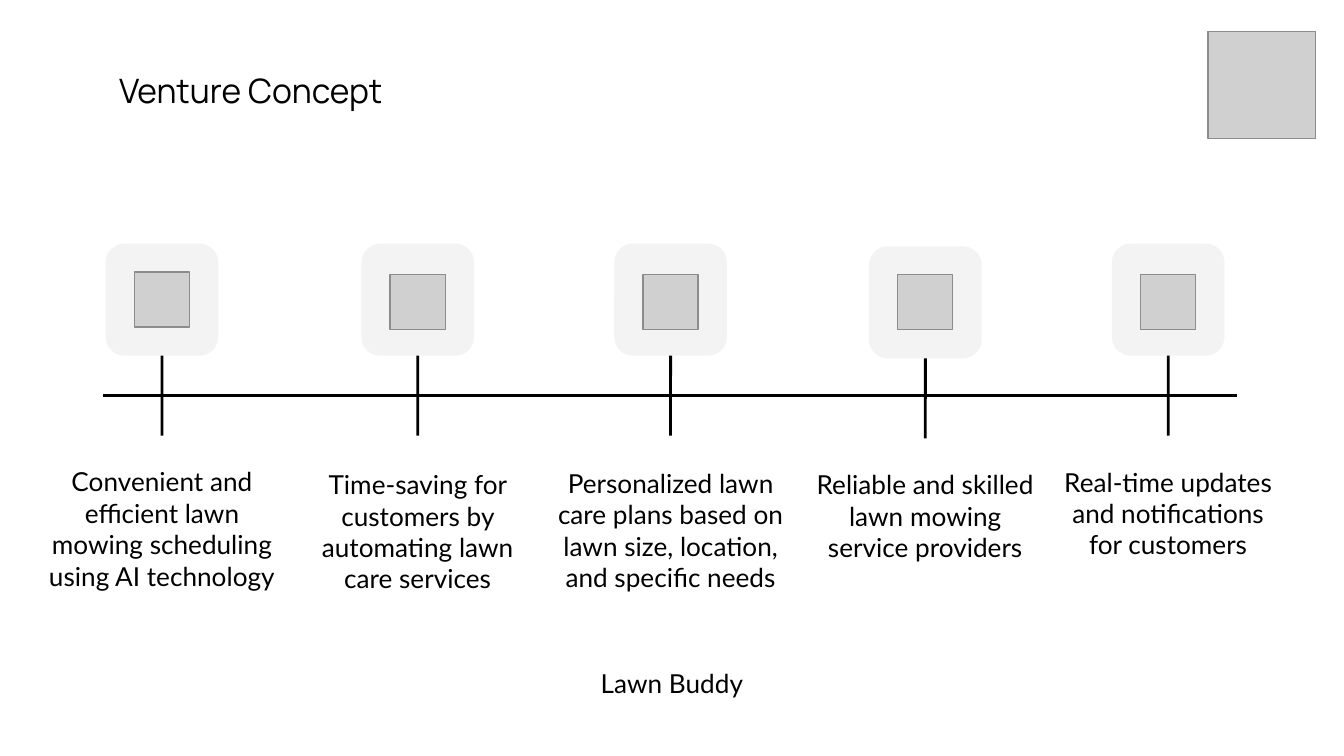
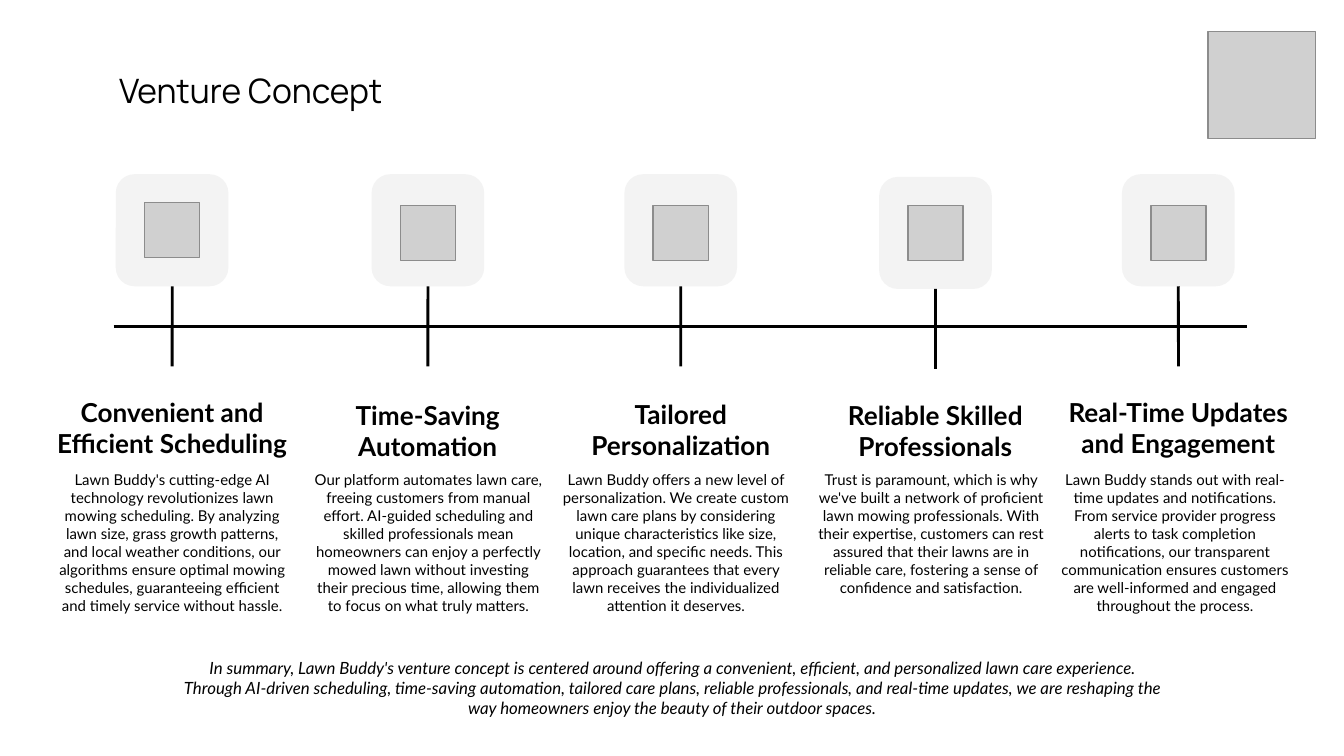
Before and after one commit to gasserahmed/VT-MIT, a slide deck: slide 2 of MGT5824-Tech-based Entrepreneurship/Assignments/Final Venture Concept Pitch/gasser18-final_pitch_slides.pptx. Drawn at 1344x756 pixels with LibreOffice and Linux fonts; fonts in the diff are those of the drawing; grey boxes stand for pictures. Boxes give left, top, right and bottom in pixels: in the first picture for what was removed or moved away, otherwise in the second. Text is boxed around its words. In the diff, an @@ line names an element or a change of style, - is before the commit and + after.

```diff
--- a/MGT5824-Tech-based Entrepreneurship/Assignments/Final Venture Concept Pitch/gasser18-final_pitch_slides.pptx
+++ b/MGT5824-Tech-based Entrepreneurship/Assignments/Final Venture Concept Pitch/gasser18-final_pitch_slides.pptx
@@ 6 lines, 5 pictures, 5 rounded rectangles: place and size @@
-6 lines, 5 pictures, 5 rounded rectangles at [103,243,1236,438]
+6 lines, 5 pictures, 5 rounded rectangles at [113,175,1247,370]
@@ text at [57,402,287,458]: text changed; bold on @@
-Convenient and efficient lawn mowing scheduling using AI technology
+Convenient and Efficient Scheduling
@@ text at [356,405,500,457]: text changed; bold on @@
-Time-saving for customers by automating lawn care services
+Time-Saving Automation
@@ text at [591,404,770,456]: text changed; bold on @@
-Personalized lawn care plans based on lawn size, location, and specific needs
+Tailored Personalization
@@ text at [848,405,1023,457]: text changed; bold on @@
-Reliable and skilled lawn mowing service providers
+Reliable Skilled Professionals
@@ text at [1069,402,1288,458]: text changed; bold on @@
-Real-time updates and notifications for customers
+Real-Time Updates and Engagement
@@ text added at [59,474,285,614], 8 pt, text #000000 @@
+Lawn Buddy's cutting-edge AI technology revolutionizes lawn mowing scheduling. By analyzing lawn size, grass growth patterns, and local weather conditions, our algorithms ensure optimal mowing schedules, guaranteeing efficient and timely service without hassle.
@@ text added at [315,474,542,614], 8 pt, text #000000 @@
+Our platform automates lawn care, freeing customers from manual effort. AI-guided scheduling and skilled professionals mean homeowners can enjoy a perfectly mowed lawn without investing their precious time, allowing them to focus on what truly matters.
@@ text added at [563,474,789,611], 8 pt, text #000000 @@
+Lawn Buddy offers a new level of personalization. We create custom lawn care plans by considering unique characteristics like size, location, and specific needs. This approach guarantees that every lawn receives the individualized attention it deserves.
@@ text added at [818,474,1044,593], 8 pt, text #000000 @@
+Trust is paramount, which is why we've built a network of proficient lawn mowing professionals. With their expertise, customers can rest assured that their lawns are in reliable care, fostering a sense of confidence and satisfaction.
@@ text added at [1061,474,1289,614], 8 pt, text #000000 @@
+Lawn Buddy stands out with real-time updates and notifications. From service provider progress alerts to task completion notifications, our transparent communication ensures customers are well-informed and engaged throughout the process.
@@ text added at [184,661,1161,717], 9 pt, text #000000, italic @@
+In summary, Lawn Buddy's venture concept is centered around offering a convenient, efficient, and personalized lawn care experience. Through AI-driven scheduling, time-saving automation, tailored care plans, reliable professionals, and real-time updates, we are reshaping the way homeowners enjoy the beauty of their outdoor spaces.
@@ text removed at [601,673,743,697] @@
-Lawn Buddy
```
Also in this commit, not shown: 1 other slide changed, 2 other files.
